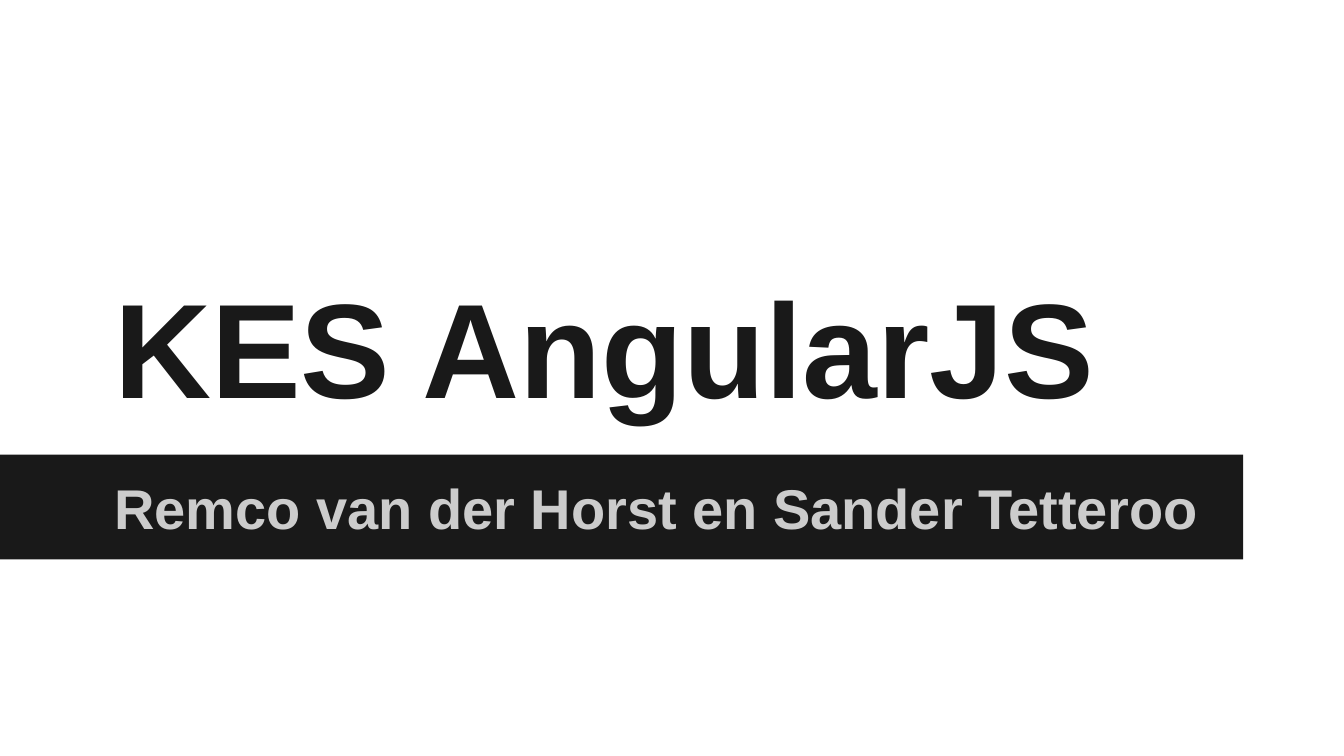
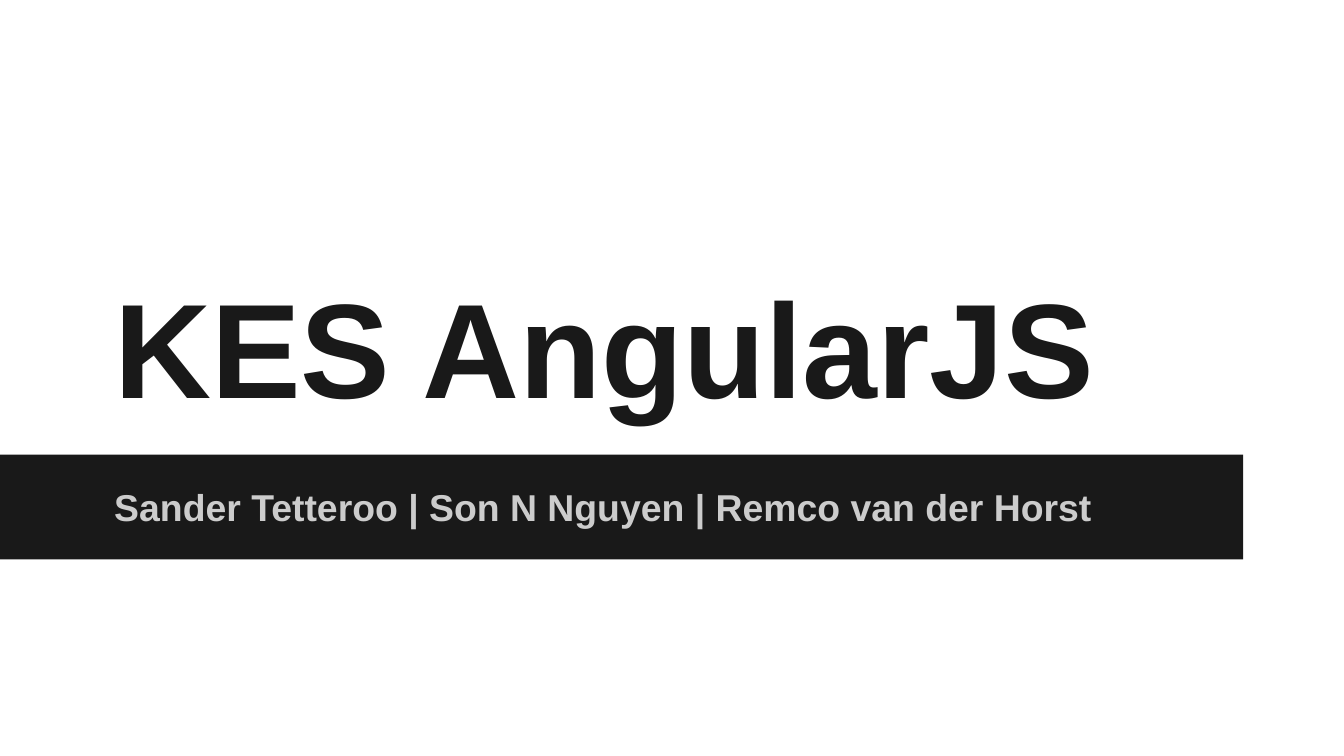
Before and after one commit to Sintelbom/kes-angular, a slide deck: slide 1 of src/main/webapp/KES AngularJS - 19112014.pptx. Drawn at 1344x756 pixels with LibreOffice and Linux fonts; fonts in the diff are those of the drawing. Boxes give left, top, right and bottom in pixels: in the first picture for what was removed or moved away, otherwise in the second. Text is boxed around its words. In the diff, an @@ line names an element or a change of style, - is before the commit and + after.

```diff
--- a/src/main/webapp/KES AngularJS - 19112014.pptx
+++ b/src/main/webapp/KES AngularJS - 19112014.pptx
@@ subtitle at box(114, 494, 1092, 529): text changed; size 30 to 20 pt @@
-Remco van der Horst en Sander Tetteroo
+Sander Tetteroo | Son N Nguyen | Remco van der Horst
```
Also in this commit, not shown: 1 other slide changed.
